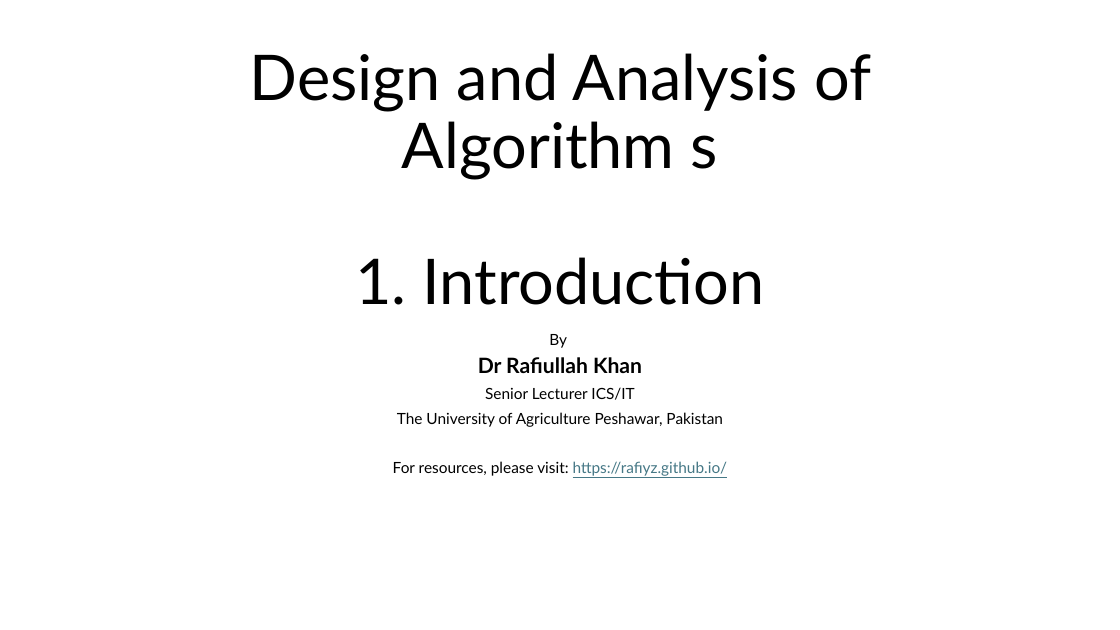
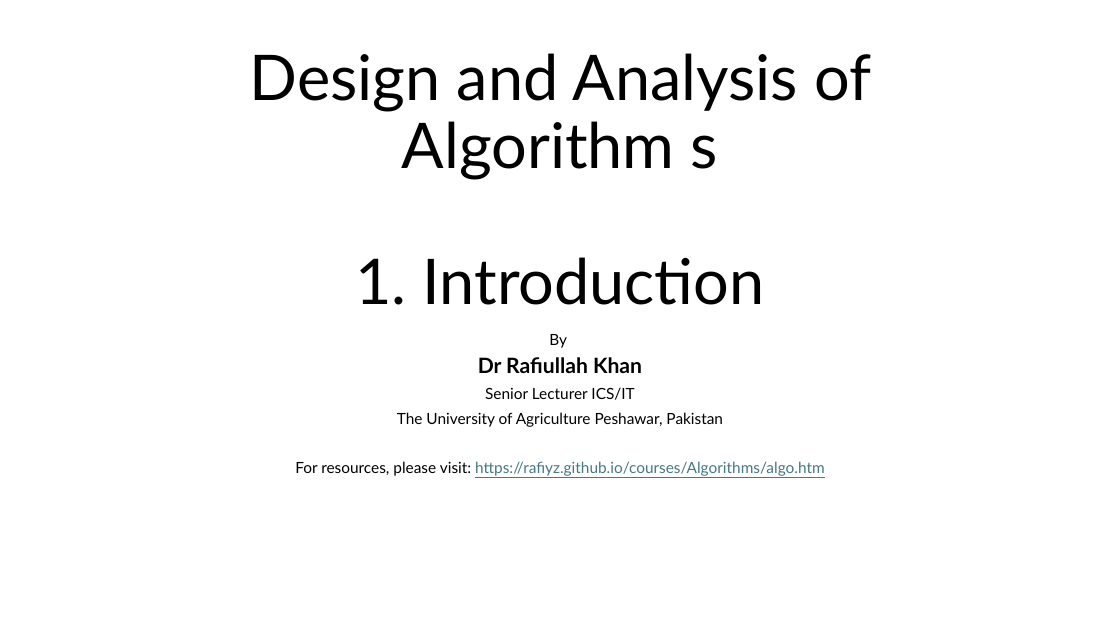
Before and after one commit to rafiyz/rafiyz.github.io, a slide deck: slide 1 of courses/Algorithms/algo_files/1. Introduction.pptx. Drawn at 1120x630 pixels with LibreOffice and Linux fonts; fonts in the diff are those of the drawing. Boxes give left, top, right and bottom in pixels: in the first picture for what was removed or moved away, otherwise in the second. Text is boxed around its words. In the diff, an @@ line names an element or a change of style, - is before the commit and + after.

```diff
--- a/courses/Algorithms/algo_files/1. Introduction.pptx
+++ b/courses/Algorithms/algo_files/1. Introduction.pptx
@@ subtitle at [295,461,825,476]: text changed; text colour #000000 to #467886 @@
-For resources, please visit: https://rafiyz.github.io/
+For resources, please visit: https://rafiyz.github.io/courses/Algorithms/algo.htm
```
